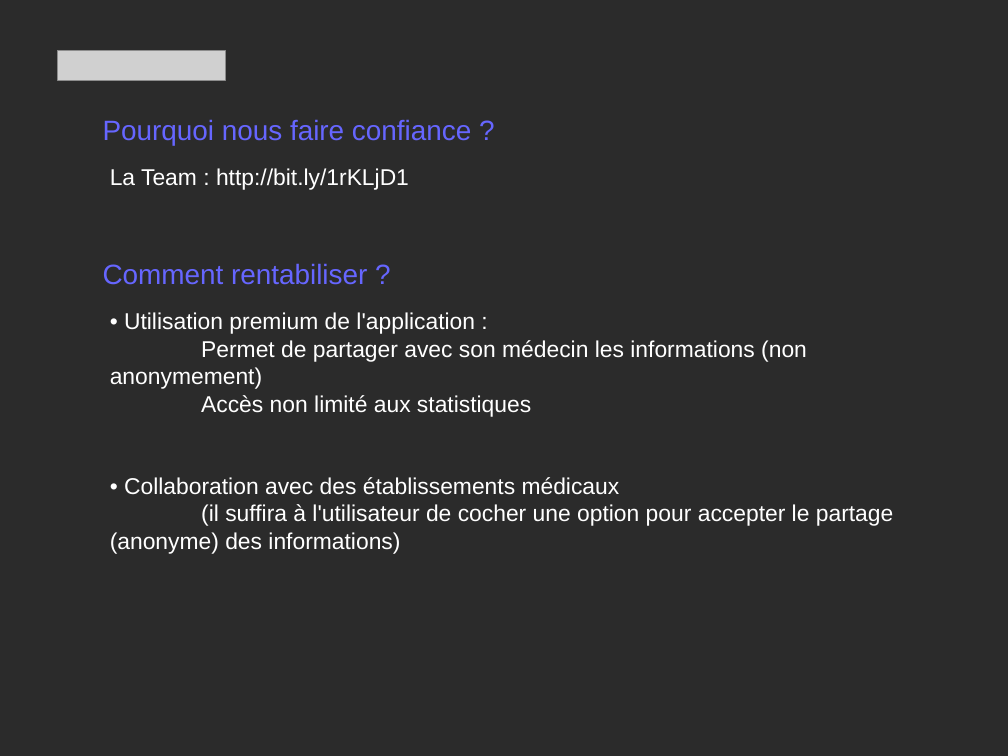
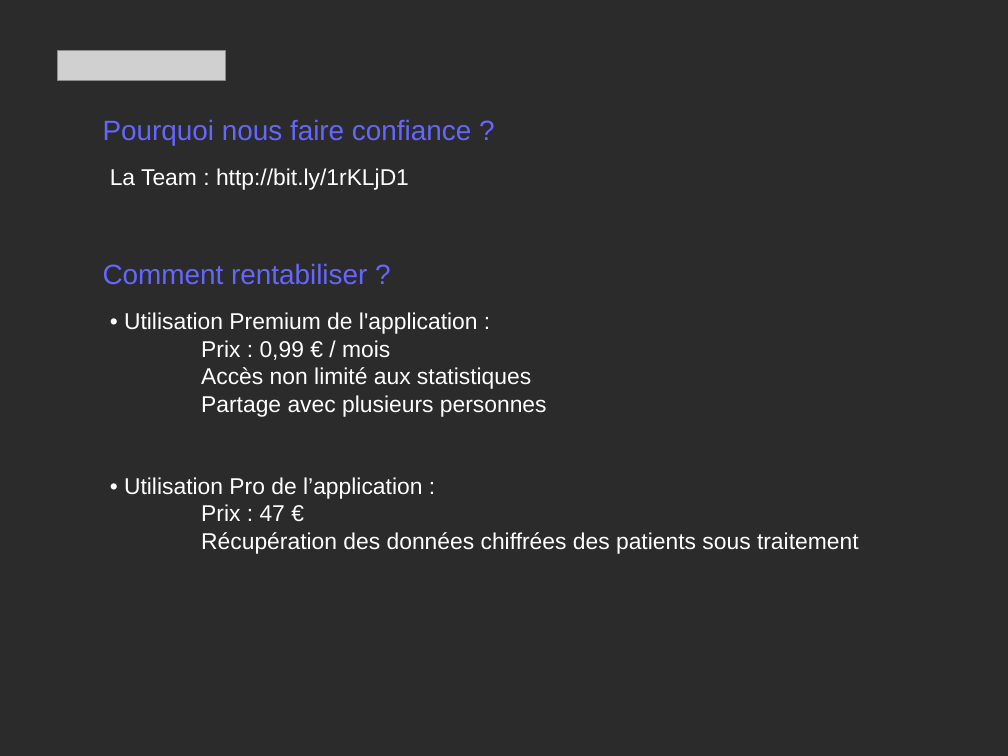
Before and after one commit to thomaslecointre/HeartFeel, a slide deck: slide 5 of Diapo.odp (slide 4 before the commit). Drawn at 1008x756 pixels with LibreOffice and Linux fonts; fonts in the diff are those of the drawing; grey boxes stand for pictures; background and template pictures are left out; a plain dark background stands for a picture behind light text. Boxes give left, top, right and bottom in pixels: in the first picture for what was removed or moved away, otherwise in the second. Text is boxed around its words. In the diff, an @@ line names an element or a change of style, - is before the commit and + after.

```diff
--- a/Diapo.odp
+++ b/Diapo.odp
@@ text at bbox=[124, 312, 478, 360]: text changed @@
-• Utilisation premium de l'application :
-Permet de partager avec son médecin les informations (non anonymement)
+• Utilisation Premium de l'application :
+Prix : 0,99 € / mois
@@ text at bbox=[124, 395, 859, 554]: text changed @@
-• Collaboration avec des établissements médicaux
-(il suffira à l'utilisateur de cocher une option pour accepter le partage (anonyme) des informations)
+Partage avec plusieurs personnes
+• Utilisation Pro de l’application :
+Prix : 47 €
+Récupération des données chiffrées des patients sous traitement
```
Also in this commit, not shown: 1 other slide changed, 2 slides added.
